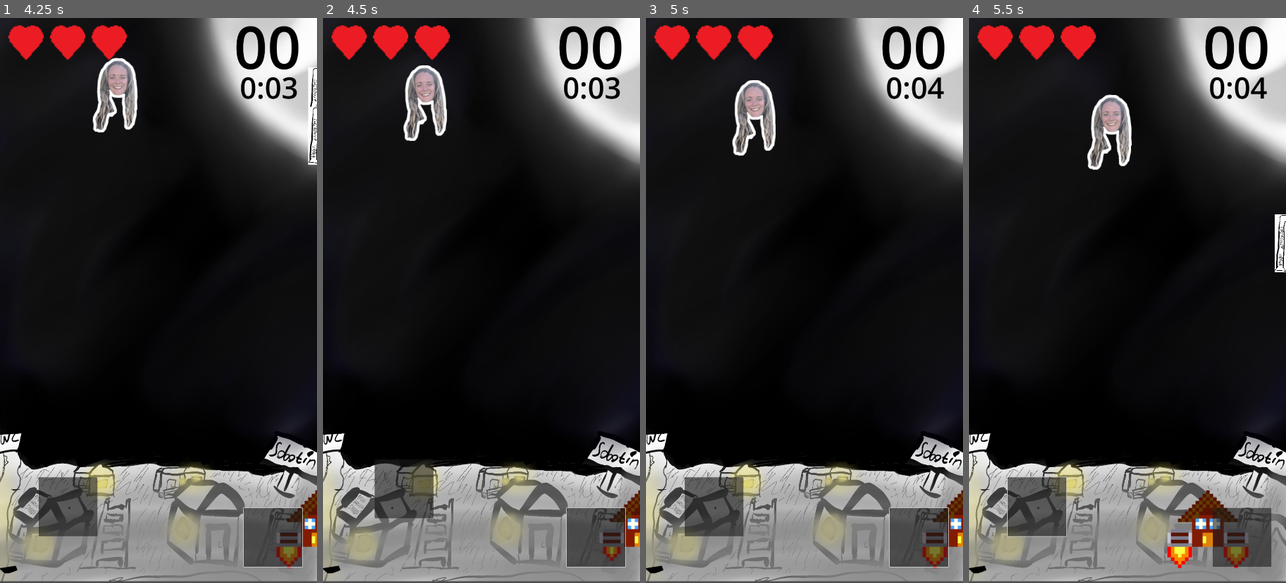
Above: before the commit, frames 1-4 (left to right).
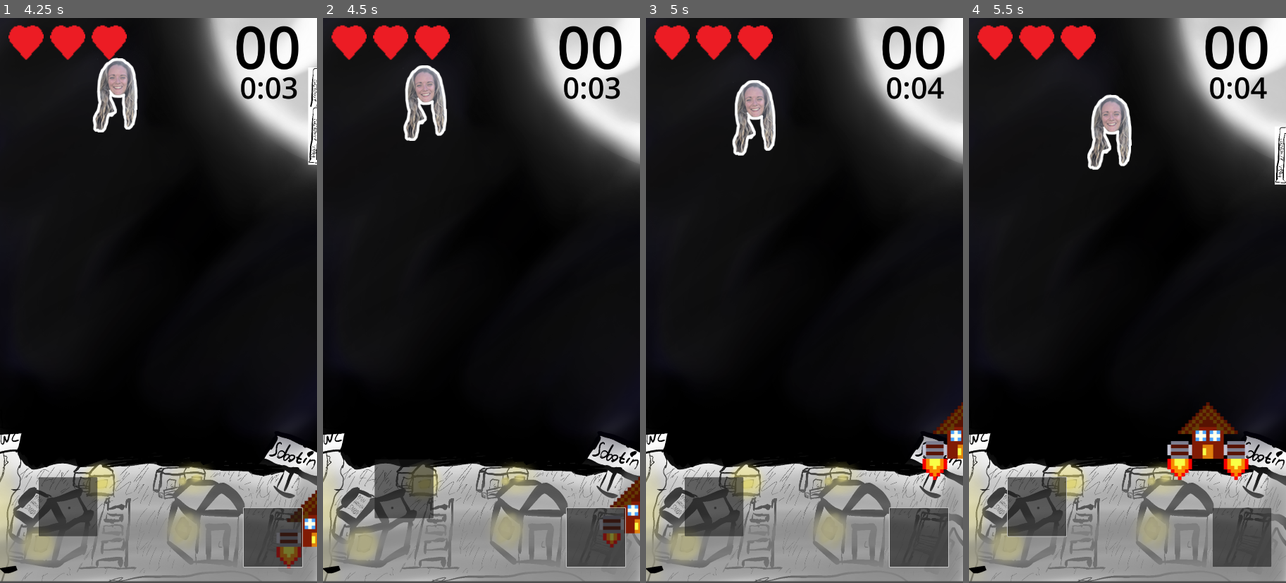
Above: after the commit, the same moments.

Repository: Honzapkcz/camp-invaders
Game: Godot game, scene res://Scenes/main_menu.tscn
Two runs of this game, one before a commit and one after it. Both use one fixed random seed, a clock stepped at 60 frames per second and the inputs below.
Inputs (mouse positions are in pixels of both pictures, inside the frame that each line leads up to):
- Up to frame 1 (4.25 s): click (158, 300) at 0.5 s; click (272, 537) at 1.25 s; move the mouse to (228, 272) at 2.02 s; hold Right (Right) 2.03-2.75 s; tap Space (Fire) at 2.1, 3.6 s; click (228, 272) at 2.17 s; drag from (95, 328) to (171, 97) at 2.77 s; move the mouse to (190, 176) at 3.52 s; hold Right (Right) from 3.53 s (still down)
- Up to frame 2 (4.5 s): release Right (Right) at 4.25 s; drag from (465, 413) to (639, 136) at 4.27 s
- Up to frame 3 (5 s): no input
- Up to frame 4 (5.5 s): move the mouse to (1222, 385) at 5.02 s; hold Left (Left) from 5.03 s (still down); tap Space (Fire) at 5.1 s

Frame 1 is identical in both runs. In frame 2, 0.9% of the frame differs, in the area x 87-100%, y 81-97%; in frame 3, 1.7%; in frame 4, 4.2%, in the area x 62-100%, y 19-98%.

Commit message:
Gamehud: Ship can be now controlled by joistick

Diff:
--- a/src/Scripts/game_hud.gd
+++ b/src/Scripts/game_hud.gd
@@ -45,6 +45,7 @@
 			_touch_index = -1
 			$JoistickButton.position = _base_default_position
 			$JoistickButton/Tip.position = _tip_default_position
+			Global.emit_signal("move_player", output)
 	elif event is InputEventScreenDrag and event.index == _touch_index:
 		_update_joystick(event.position)
 	else: return
@@ -63,6 +64,7 @@
 	else:
 		is_pressed = false
 		output = Vector2.ZERO
+	Global.emit_signal("move_player", output)
 
 
 func _on_fire_button_pressed():
